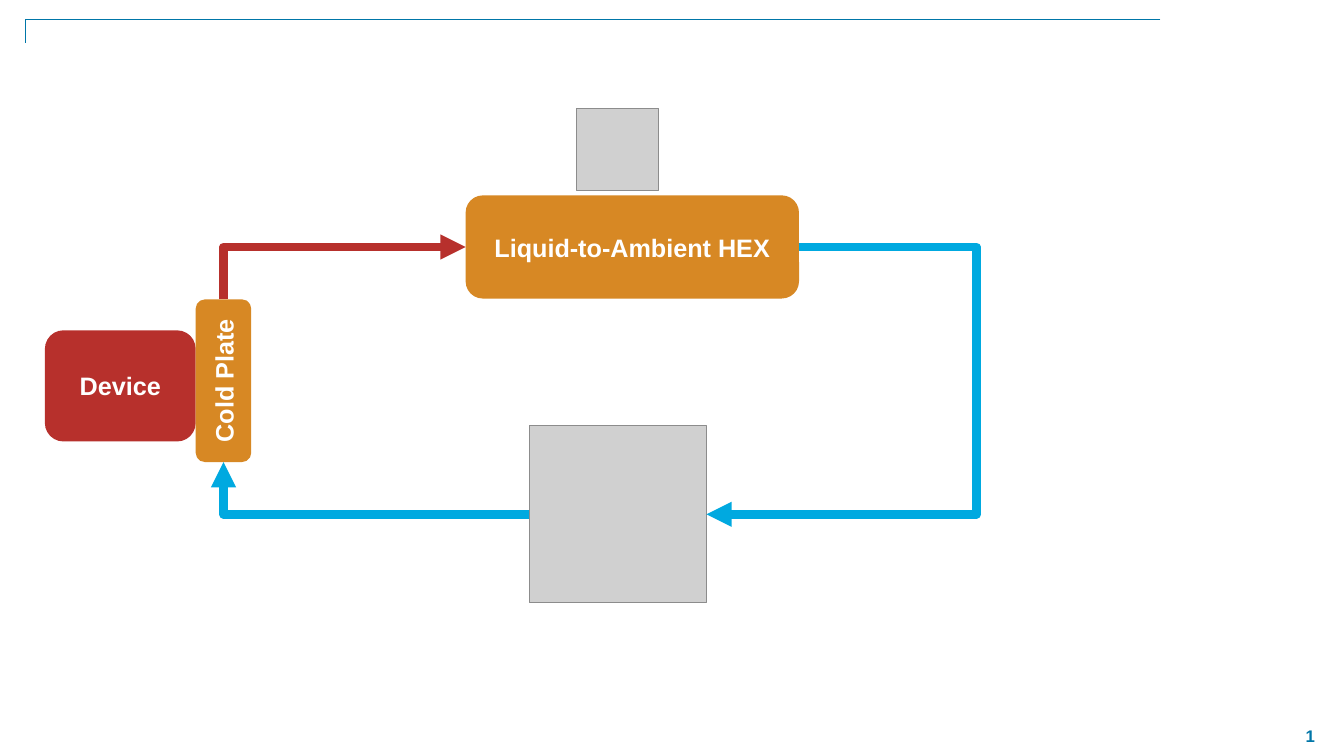
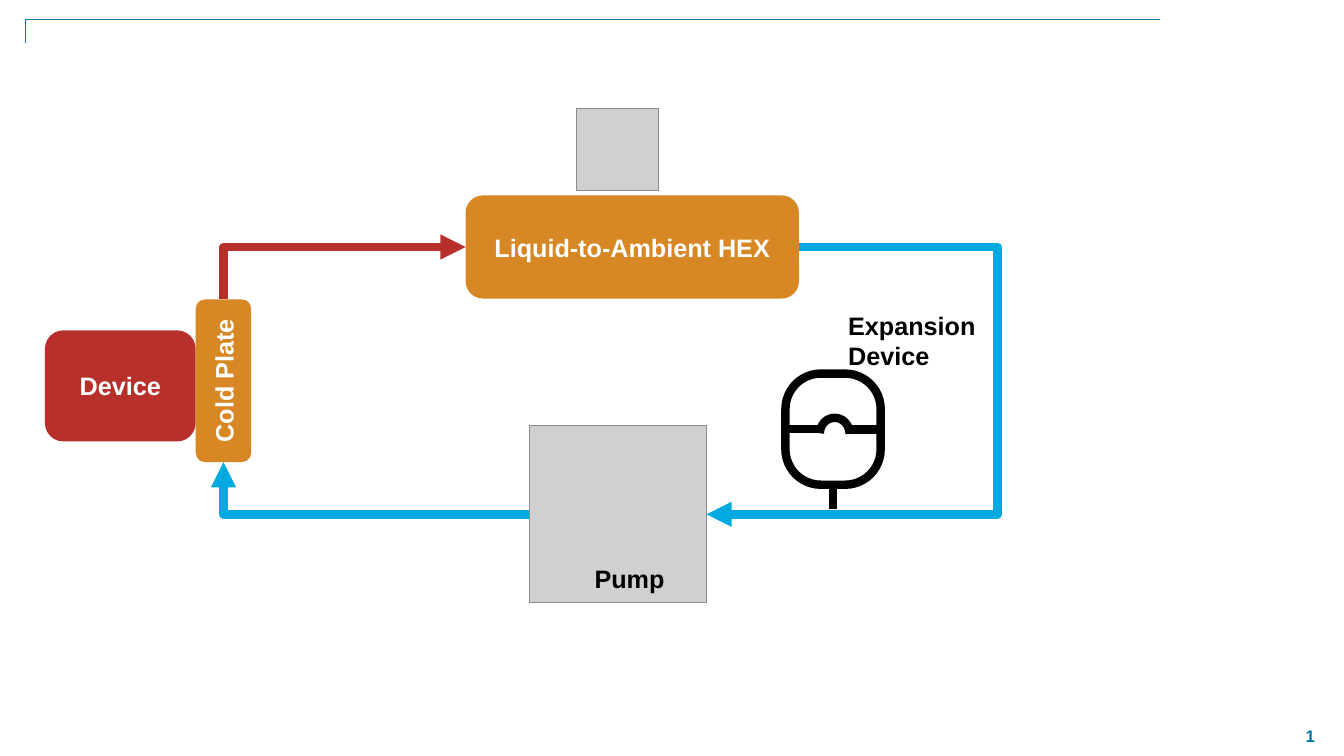
Before and after one commit to mathworks/thermal_management_tutorial, a slide deck: slide 1 of MainDocs/Images.pptx. Drawn at 1344x756 pixels with LibreOffice and Linux fonts; fonts in the diff are those of the drawing; grey boxes stand for pictures; background and template pictures are left out. Boxes give left, top, right and bottom in pixels: in the first picture for what was removed or moved away, otherwise in the second. Text is boxed around its words. In the diff, an @@ line names an element or a change of style, - is before the commit and + after.

```diff
--- a/MainDocs/Images.pptx
+++ b/MainDocs/Images.pptx
@@ elbow arrow (800, 247) - (707, 514): route changed @@
@@ group added at bbox=[595, 316, 975, 594]: 3 lines, 2 texts, 1 rounded rectangle, 1 arc (boxed as its full ellipse) @@
+Pump
+Expansion Device
```
Also in this commit, not shown: 1 slide added, 1 slide removed, 15 other files.
